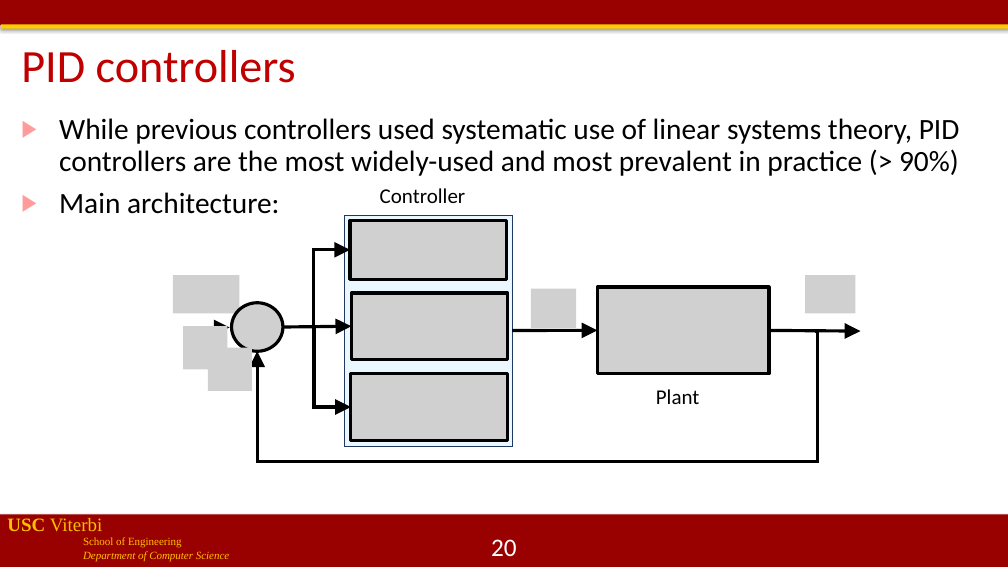
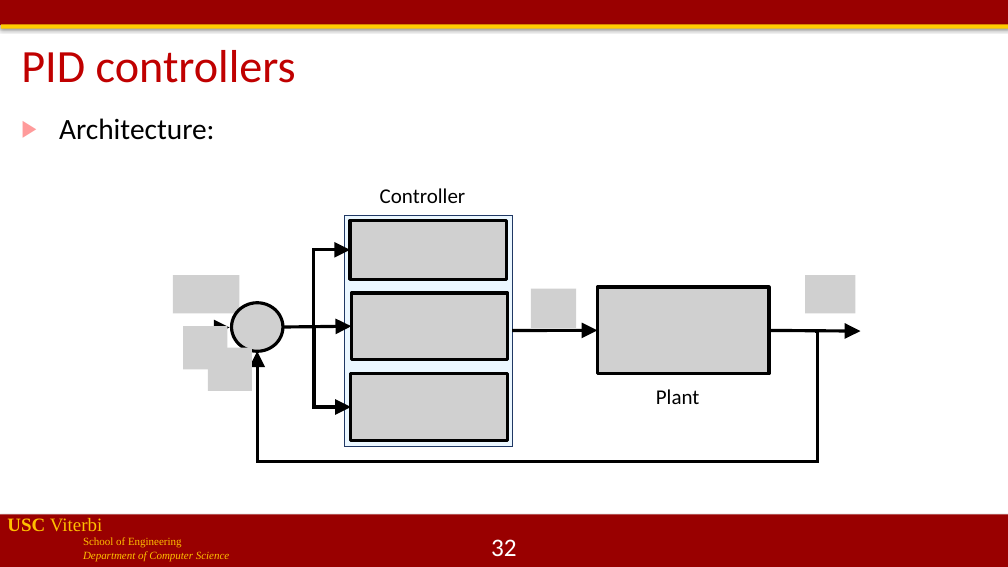
Before and after one commit to jdeshmukh/jdeshmukh.github.io, a slide deck: slide 32 of teaching/cs513slides/lecture5-Control.pptx (slide 20 before the commit). Drawn at 1008x567 pixels with LibreOffice and Linux fonts; fonts in the diff are those of the drawing; grey boxes stand for pictures; background and template pictures are left out. Boxes give left, top, right and bottom in pixels: in the first picture for what was removed or moved away, otherwise in the second. Text is boxed around its words. In the diff, an @@ line names an element or a change of style, - is before the commit and + after.

```diff
--- a/teaching/cs513slides/lecture5-Control.pptx
+++ b/teaching/cs513slides/lecture5-Control.pptx
@@ text at (x1=59, y1=118, x2=214, y2=140): text changed @@
-▶ While previous controllers used systematic use of linear systems theory, PID controllers are the most widely-used and most prevalent in practice (> 90%)
-▶ Main architecture:
+▶ Architecture:
@@ page number at (x1=491, y1=539, x2=517, y2=556): text changed @@
-20
+32
```
Also in this commit, not shown: 18 other slides changed, 11 slides added, 1 slide removed, 1 other file.
